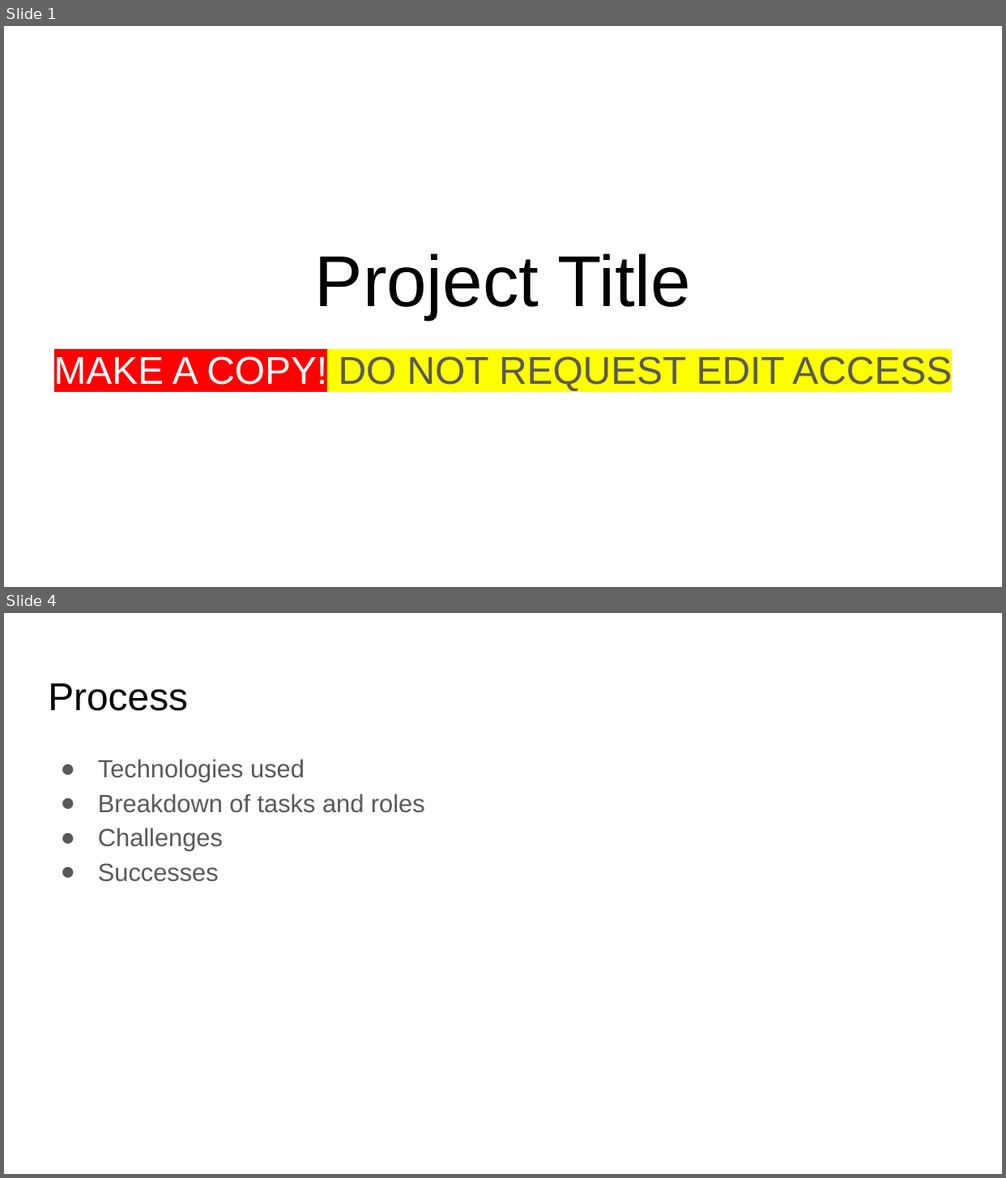
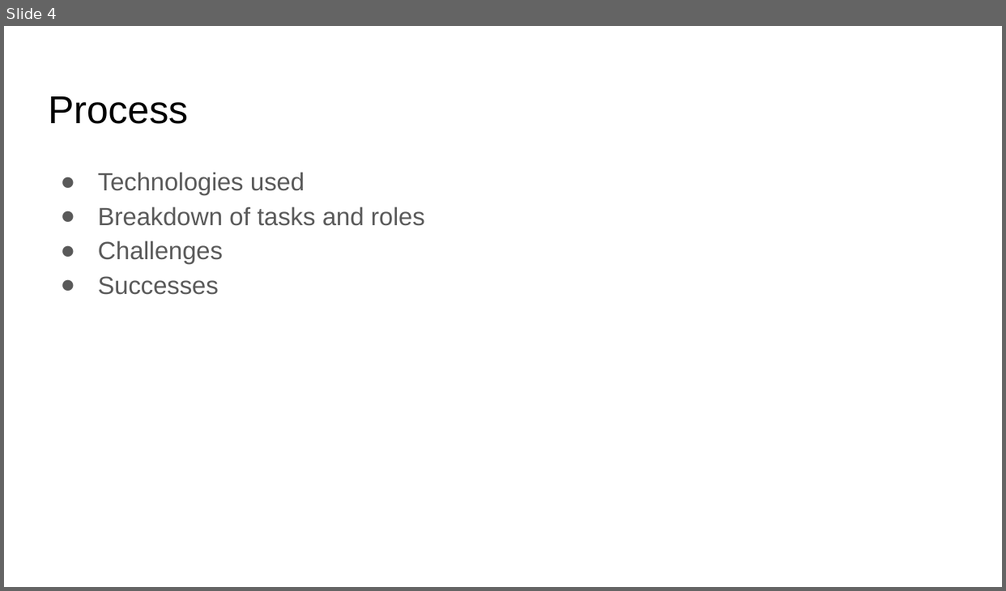
Before and after one commit to sigros02/Project1, a slide deck: assets/reference/Project Presentation Template.pptx. Shown one above the other, each under a label of ours: slides 1 and 4 before the commit, slide 4 after it; the slides between them are not shown. The pictures are 1006x1178 and 1006x591 pixels, drawn with LibreOffice and Linux fonts; fonts in the diff are those of the drawing. Boxes give left, top, right and bottom in pixels: in the first picture for what was removed or moved away, otherwise in the second. Text is boxed around its words. In the diff, an @@ line names an element or a change of style, - is before the commit and + after.

```diff
--- a/assets/reference/Project Presentation Template.pptx
+++ b/assets/reference/Project Presentation Template.pptx
@@ slide 1 removed at <box>4,26,1002,587</box>, background #FFFFFF @@
@@ title removed at <box>315,254,691,319</box> @@
-Project Title
@@ subtitle removed at <box>54,356,952,391</box> @@
-MAKE A COPY! DO NOT REQUEST EDIT ACCESS
```
Also in this commit, not shown: 1 slide changed, 2 slides added, 1 other slide removed, 13 other files.
